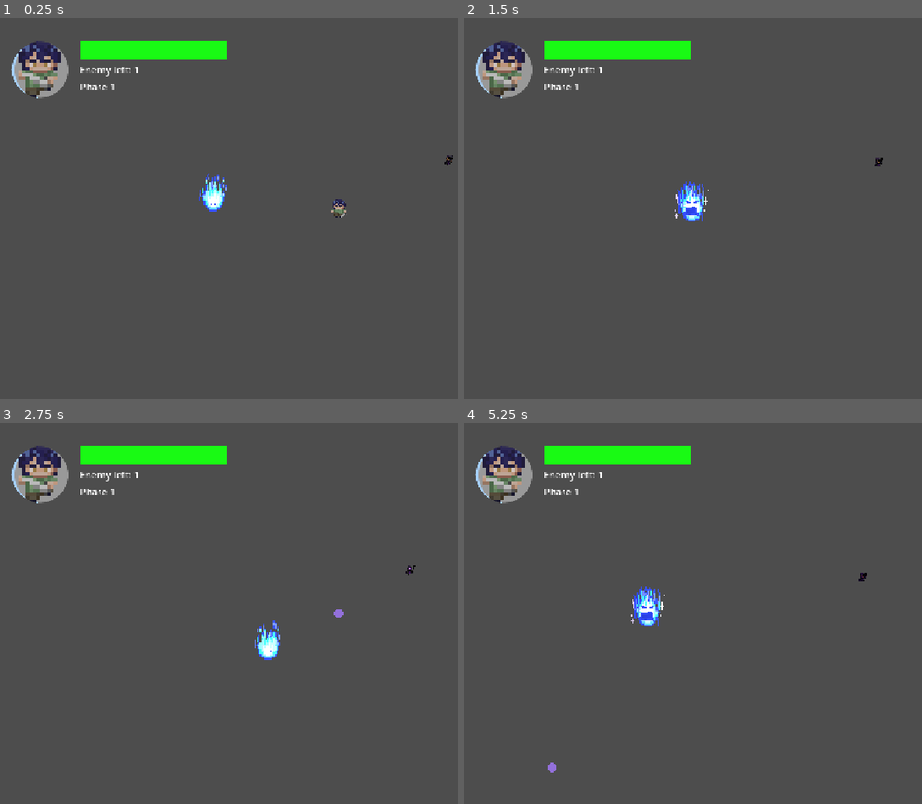
Above: before the commit, frames 1-4 (two rows, left to right).
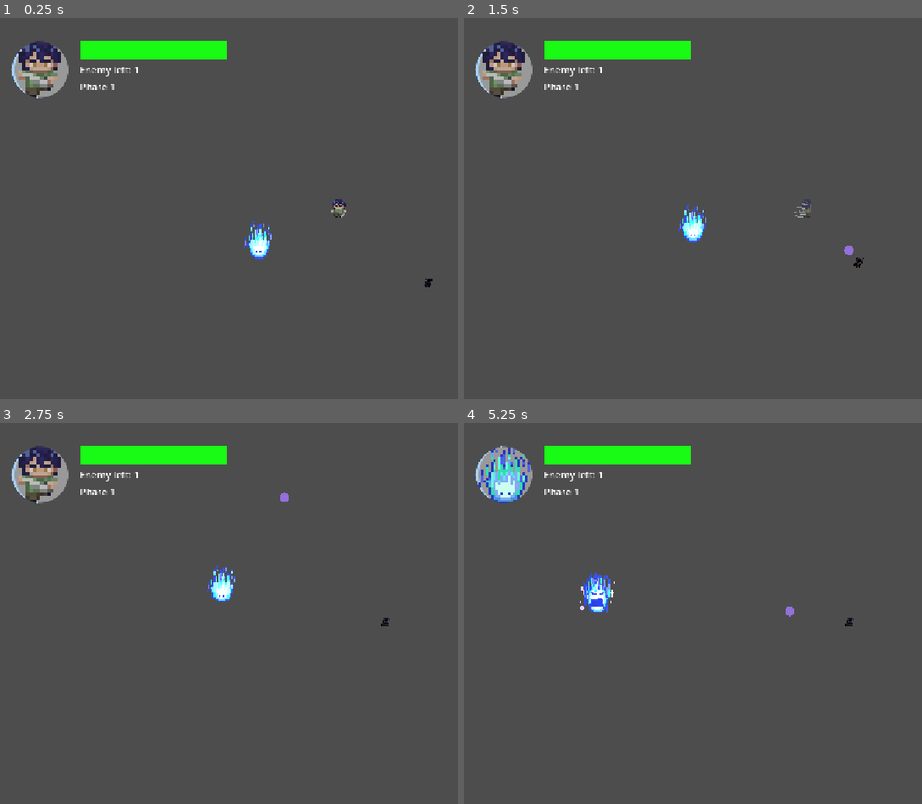
Above: after the commit, the same moments.

Repository: PisangRebus-cmyk/LELE-ZERO-PROJECT
Game: Godot game, scene res://Scene/cobacoba.tscn
The game is run twice, just before and just after one commit, with the same random seed, the same clock (stepped at 60 frames per second) and the same inputs. This scene is started directly instead of the project's main scene.
Inputs (mouse positions are in pixels of both pictures, inside the frame that each line leads up to):
- Up to frame 1 (0.25 s): no input
- Up to frame 2 (1.5 s): tap Enter (ui_accept) at 0.5, 0.77 s; move the mouse to (outside the picture) at 0.52 s; press the mouse at (outside the picture) at 0.53 s; hold D (walk_right) 0.53-1.28 s; move the mouse to (665, 227) at 1.27 s; release the mouse at (665, 227) at 1.28 s; hold S (walk_down) from 1.28 s (still down); tap Space (dodge) at 1.35 s; click (665, 227) at 1.42 s
- Up to frame 3 (2.75 s): tap Enter (ui_accept) at 1.52 s; move the mouse to (407, 529) at 2.02 s; release S (walk_down) at 2.03 s; hold D (walk_right) from 2.03 s (still down); hold Right mouse button (guard) from 2.03 s (still down); click (407, 529) at 2.17 s
- Up to frame 4 (5.25 s): move the mouse to (770, 689) at 2.77 s; release D (walk_right) at 2.78 s; release Right mouse button (guard) at 2.78 s; hold W (walk_up) 2.78-3.53 s; tap E (interact) at 2.85 s; click (770, 689) at 2.92 s; tap Enter (ui_accept) at 3.02, 3.77, 4.52 s; move the mouse to (outside the picture) at 3.52 s; hold F (switch_character) 3.53-4.28 s; hold A (walk_left) 3.53-5.03 s; click (outside the picture) at 3.67 s; move the mouse to (601, 556) at 4.27 s; click (601, 556) at 4.35 s; move the mouse to (834, 613) at 5.02 s; hold S (walk_down) from 5.03 s (still down); tap Space (dodge) at 5.1 s; click (834, 613) at 5.17 s

The runs differ from the first frame. In frame 1, 0.7% of the frame differs, in the area x 43-99%, y 36-71%; in frame 2, 0.9%; in frame 3, 0.8%; in frame 4, 2.3%, in the area x 3-88%, y 6-92%.

Commit message:
bismillah

Diff:
--- a/lele-zero-sigma/Scene/BuffUI.tscn
+++ b/lele-zero-sigma/Scene/BuffUI.tscn
@@ -1,6 +1,6 @@
 [gd_scene format=3 uid="uid://ofu4yu717l5f"]
 
-[ext_resource type="Script" uid="uid://bpecm3aeubb01" path="res://Scene/buff_ui.gd" id="1_8vb6a"]
+[ext_resource type="Script" uid="uid://bpecm3aeubb01" path="res://Script/buff_ui.gd" id="1_8vb6a"]
 
 [node name="BuffUI" type="CanvasLayer" unique_id=179494632]
 process_mode = 3
--- /dev/null
+++ b/lele-zero-sigma/Scene/IllustrationUI.tscn
@@ -0,0 +1,57 @@
+[gd_scene format=3 uid="uid://d0lvftpn51dbi"]
+
+[ext_resource type="Script" uid="uid://t3hu677gptoa" path="res://Script/illustration_ui.gd" id="1_y1rbo"]
+
+[sub_resource type="StyleBoxFlat" id="1"]
+content_margin_left = 4.0
+content_margin_top = 4.0
+content_margin_right = 4.0
+content_margin_bottom = 4.0
+bg_color = Color(0.42, 0.27, 0.14, 1)
+
+[node name="IllustrationUI" type="CanvasLayer" unique_id=874266096]
+process_mode = 3
+layer = 11
+script = ExtResource("1_y1rbo")
+
+[node name="Root" type="Control" parent="." unique_id=1529529535]
+layout_mode = 3
+anchors_preset = 15
+anchor_right = 1.0
+anchor_bottom = 1.0
+grow_horizontal = 2
+grow_vertical = 2
+mouse_filter = 2
+
+[node name="Dim" type="ColorRect" parent="Root" unique_id=1594188827]
+layout_mode = 1
+anchors_preset = 15
+anchor_right = 1.0
+anchor_bottom = 1.0
+grow_horizontal = 2
+grow_vertical = 2
+mouse_filter = 2
+color = Color(0, 0, 0, 0.7)
+
+[node name="Frame" type="PanelContainer" parent="Root" unique_id=725765253]
+layout_mode = 1
+anchors_preset = 8
+anchor_left = 0.5
+anchor_top = 0.5
+anchor_right = 0.5
+anchor_bottom = 0.5
+offset_left = -404.0
+offset_top = -304.0
+offset_right = 404.0
+offset_bottom = 304.0
+grow_horizontal = 2
+grow_vertical = 2
+mouse_filter = 2
+theme_override_styles/panel = SubResource("1")
+
+[node name="Picture" type="TextureRect" parent="Root/Frame" unique_id=2010989693]
+texture_filter = 1
+layout_mode = 2
+mouse_filter = 2
+expand_mode = 1
+stretch_mode = 5
--- a/lele-zero-sigma/Scene/Level_2.tscn
+++ b/lele-zero-sigma/Scene/Level_2.tscn
@@ -6,6 +6,9 @@
 [ext_resource type="PackedScene" uid="uid://c6n0c6niuuyk4" path="res://Scene/UI.tscn" id="4_0thlt"]
 [ext_resource type="Texture2D" uid="uid://bhpdfa314hsh3" path="res://Assets/Sprites/level environment/2/2D Pixel Dungeon Asset Pack v2.0/2D Pixel Dungeon Asset Pack/character and tileset/Dungeon_Tileset.png" id="5_hdjm8"]
 [ext_resource type="AudioStream" uid="uid://cxu6hj3c7b7kx" path="res://Assets/Audio/JRPG Battle BGM Pack 1 ogg&m4a/ogg&m4a/Normal Battle/rpg_bt005/rpg_bt005.ogg" id="6_0vrfu"]
+[ext_resource type="PackedScene" uid="uid://d0lvftpn51dbi" path="res://Scene/IllustrationUI.tscn" id="7_qnund"]
+[ext_resource type="Script" uid="uid://cgsojcrb7j0f2" path="res://Script/Illustrasi_trigger.gd" id="11_4fg4n"]
+[ext_resource type="Texture2D" uid="uid://c14wvd4tup0gt" path="res://Assets/Sprites/Scene_2.png" id="12_aw2fi"]
 [ext_resource type="PackedScene" uid="uid://2gt7ao1770lm" path="res://Scene/DialogUI.tscn" id="90_dlgui"]
 [ext_resource type="Script" uid="uid://ctam2xtfvip83" path="res://Script/Dialog_level2_1.gd" id="91_dlg21"]
 [ext_resource type="Script" uid="uid://b1cotmotko5vp" path="res://Script/Dialog_level2_2.gd" id="92_dlg22"]
@@ -186,6 +189,8 @@
 [sub_resource type="RectangleShape2D" id="RectangleShape2D_dlg"]
 size = Vector2(200, 200)
 
+[sub_resource type="RectangleShape2D" id="RectangleShape2D_uj04i"]
+
 [node name="Node2D" type="Node2D" unique_id=664405337]
 script = ExtResource("1_qkqlu")
 
@@ -220,6 +225,8 @@
 
 [node name="Dialog" type="Node2D" parent="." unique_id=943135093]
 
+[node name="IllustrationUI" parent="Dialog" unique_id=874266096 instance=ExtResource("7_qnund")]
+
 [node name="DialogUI" parent="Dialog" unique_id=1746788196 instance=ExtResource("90_dlgui")]
 
 [node name="Dialog_level2_1" type="Area2D" parent="Dialog" unique_id=729868659 node_paths=PackedStringArray("dialog_ui")]
@@ -233,3 +240,12 @@
 
 [node name="CollisionShape2D" type="CollisionShape2D" parent="Dialog/Dialog_level2_2" unique_id=289997758]
 shape = SubResource("RectangleShape2D_dlg")
+
+[node name="Illustrasi" type="Area2D" parent="Dialog" unique_id=379843388]
+position = Vector2(-30, -1486)
+scale = Vector2(0.71999943, 10.36)
+script = ExtResource("11_4fg4n")
+illustrations = Array[Texture2D]([ExtResource("12_aw2fi")])
+
+[node name="CollisionShape2D" type="CollisionShape2D" parent="Dialog/Illustrasi" unique_id=2102924681]
+shape = SubResource("RectangleShape2D_uj04i")
--- a/lele-zero-sigma/Scene/Level_3.tscn
+++ b/lele-zero-sigma/Scene/Level_3.tscn
@@ -3,8 +3,12 @@
 [ext_resource type="Script" uid="uid://tsj0k3124uvn" path="res://Script/switch.gd" id="1_dk5bn"]
 [ext_resource type="Texture2D" uid="uid://blst1l67ao7ry" path="res://Assets/Sprites/level environment/3/sinnersRiseTilemap.png" id="1_lhhnt"]
 [ext_resource type="AudioStream" uid="uid://di2w3el17qpe" path="res://Assets/Audio/JRPG Battle BGM Pack 1 ogg&m4a/ogg&m4a/Boss Battle/rpg_bs007/rpg_bs007.ogg" id="2_gidpr"]
+[ext_resource type="PackedScene" uid="uid://d0lvftpn51dbi" path="res://Scene/IllustrationUI.tscn" id="4_j24hx"]
+[ext_resource type="Script" uid="uid://cgsojcrb7j0f2" path="res://Script/Illustrasi_trigger.gd" id="7_4felt"]
+[ext_resource type="Texture2D" uid="uid://d2g8vt8mh7vrw" path="res://Assets/Sprites/Scene_3.png" id="8_7ddyr"]
+[ext_resource type="Texture2D" uid="uid://bdbakbxhgnp60" path="res://Assets/Sprites/Scene_4.png" id="9_wr53b"]
 [ext_resource type="PackedScene" uid="uid://2gt7ao1770lm" path="res://Scene/DialogUI.tscn" id="90_dlgui"]
-[ext_resource type="Script" path="res://Script/Dialog_level3_1.gd" id="91_dlg31"]
+[ext_resource type="Script" uid="uid://cafq3bbphpy7n" path="res://Script/Dialog_level3_1.gd" id="91_dlg31"]
 
 [sub_resource type="TileSetAtlasSource" id="TileSetAtlasSource_gidpr"]
 texture = ExtResource("1_lhhnt")
@@ -244,6 +248,10 @@
 [sub_resource type="RectangleShape2D" id="RectangleShape2D_dlg"]
 size = Vector2(200, 200)
 
+[sub_resource type="RectangleShape2D" id="RectangleShape2D_uj04i"]
+
+[sub_resource type="RectangleShape2D" id="RectangleShape2D_p5viw"]
+
 [node name="Node2D" type="Node2D" unique_id=843865067]
 script = ExtResource("1_dk5bn")
 
@@ -262,14 +270,30 @@
 [node name="Lagu" type="AudioStreamPlayer2D" parent="." unique_id=22970189]
 stream = ExtResource("2_gidpr")
 
-[node name="Dialog" type="Node2D" parent="."]
-
-[node name="DialogUI" parent="Dialog" instance=ExtResource("90_dlgui")]
-
-[node name="Dialog_level3_1" type="Area2D" parent="Dialog" node_paths=PackedStringArray("dialog_ui")]
+[node name="Dialog" type="Node2D" parent="." unique_id=721145443]
+
+[node name="IllustrationUI" parent="Dialog" unique_id=874266096 instance=ExtResource("4_j24hx")]
+
+[node name="DialogUI" parent="Dialog" unique_id=861088206 instance=ExtResource("90_dlgui")]
+
+[node name="Dialog_level3_1" type="Area2D" parent="Dialog" unique_id=182093802 node_paths=PackedStringArray("dialog_ui")]
 monitoring = false
 script = ExtResource("91_dlg31")
 dialog_ui = NodePath("../DialogUI")
 
-[node name="CollisionShape2D" type="CollisionShape2D" parent="Dialog/Dialog_level3_1"]
+[node name="CollisionShape2D" type="CollisionShape2D" parent="Dialog/Dialog_level3_1" unique_id=340720712]
 shape = SubResource("RectangleShape2D_dlg")
+
+[node name="Illuustrasi_1" type="Area2D" parent="Dialog" unique_id=41259602]
+script = ExtResource("7_4felt")
+illustrations = Array[Texture2D]([ExtResource("8_7ddyr")])
+
+[node name="CollisionShape2D" type="CollisionShape2D" parent="Dialog/Illuustrasi_1" unique_id=1403758047]
+shape = SubResource("RectangleShape2D_uj04i")
+
+[node name="Illustrasi_2" type="Area2D" parent="Dialog" unique_id=429595524]
+script = ExtResource("7_4felt")
+illustrations = Array[Texture2D]([ExtResource("9_wr53b")])
+
+[node name="CollisionShape2D" type="CollisionShape2D" parent="Dialog/Illustrasi_2" unique_id=876214836]
+shape = SubResource("RectangleShape2D_p5viw")
--- a/lele-zero-sigma/Scene/cobacoba.tscn
+++ b/lele-zero-sigma/Scene/cobacoba.tscn
@@ -1,24 +1,41 @@
 [gd_scene format=3 uid="uid://1jv6ff0knx16"]
 
 [ext_resource type="PackedScene" uid="uid://c6n0c6niuuyk4" path="res://Scene/UI.tscn" id="1_mcf7f"]
+[ext_resource type="Script" uid="uid://tsj0k3124uvn" path="res://Script/switch.gd" id="1_phlv2"]
 [ext_resource type="PackedScene" uid="uid://coki0owkgoh26" path="res://Scene/player1.tscn" id="1_wxoss"]
 [ext_resource type="Script" uid="uid://c7q627456w4y8" path="res://Script/camera.gd" id="3_r4drh"]
 [ext_resource type="PackedScene" uid="uid://c0kwevkjs3ew8" path="res://Scene/Player2.tscn" id="4_dl7mr"]
 [ext_resource type="PackedScene" uid="uid://d0iqwqgxauwjm" path="res://Scene/MagicianEnemy.tscn" id="5_ive0s"]
+[ext_resource type="PackedScene" uid="uid://d0lvftpn51dbi" path="res://Scene/IllustrationUI.tscn" id="6_gl1pa"]
+[ext_resource type="Script" uid="uid://cgsojcrb7j0f2" path="res://Script/Illustrasi_trigger.gd" id="7_oid84"]
+[ext_resource type="Texture2D" uid="uid://c14wvd4tup0gt" path="res://Assets/Sprites/Scene_2.png" id="8_oid84"]
 
+[sub_resource type="RectangleShape2D" id="RectangleShape2D_uj04i"]
 
 [node name="Node2D" type="Node2D" unique_id=1006963760]
+script = ExtResource("1_phlv2")
 
 [node name="Control" parent="." unique_id=2144059541 instance=ExtResource("1_mcf7f")]
 
 [node name="Player" parent="." unique_id=1157810840 instance=ExtResource("1_wxoss")]
+position = Vector2(33, -210)
 
 [node name="Camera2D" type="Camera2D" parent="Player" unique_id=1683471568]
 script = ExtResource("3_r4drh")
 
 [node name="Player2" parent="." unique_id=1063273838 instance=ExtResource("4_dl7mr")]
-position = Vector2(-214, -36)
+position = Vector2(-104, -165)
 light_radius = 8.0
 
 [node name="Magician" parent="." unique_id=427896389 instance=ExtResource("5_ive0s")]
 position = Vector2(187, -83)
+
+[node name="IllustrationUI" parent="." unique_id=874266096 instance=ExtResource("6_gl1pa")]
+
+[node name="Area2D" type="Area2D" parent="." unique_id=735027498]
+position = Vector2(37, -156)
+script = ExtResource("7_oid84")
+illustrations = Array[Texture2D]([ExtResource("8_oid84")])
+
+[node name="CollisionShape2D" type="CollisionShape2D" parent="Area2D" unique_id=796882117]
+shape = SubResource("RectangleShape2D_uj04i")
--- /dev/null
+++ b/lele-zero-sigma/Script/Illustrasi_trigger.gd
@@ -0,0 +1,23 @@
+extends Area2D
+
+@export var illustrations: Array[Texture2D] = []
+@export var one_shot := true
+
+var used := false
+
+
+func _ready() -> void:
+	body_entered.connect(_on_body_entered)
+
+
+func _on_body_entered(body: Node) -> void:
+	if used or not body.is_in_group("Player"):
+		return
+	var ui = get_tree().get_first_node_in_group("illustration_ui")
+	if ui == null:
+		push_warning("IllustrationUI belum ada di scene")
+		return
+	ui.open(illustrations)
+	if one_shot:
+		used = true
+		set_deferred("monitoring", false)
--- /dev/null
+++ b/lele-zero-sigma/Script/illustration_ui.gd
@@ -0,0 +1,59 @@
+extends CanvasLayer
+
+signal finished
+
+const HIDDEN_Y := 2000.0
+
+@export var pause_game := true
+
+@onready var root: Control = $Root
+@onready var picture: TextureRect = $Root/Frame/Picture
+
+var textures: Array[Texture2D] = []
+var index := 0
+var is_open := false
+
+
+func _ready() -> void:
+	add_to_group("illustration_ui")
+	root.position.y = HIDDEN_Y
+
+
+func open(list: Array[Texture2D]) -> void:
+	if is_open or list.is_empty():
+		return
+	textures = list
+	index = 0
+	is_open = true
+	picture.texture = textures[0]
+	root.position.y = 0.0
+	if pause_game:
+		get_tree().paused = true
+
+
+func _input(event: InputEvent) -> void:
+	if not is_open:
+		return
+	if event is InputEventMouseButton \
+			and event.button_index == MOUSE_BUTTON_LEFT \
+			and event.pressed:
+		get_viewport().set_input_as_handled()
+		_next()
+
+
+func _next() -> void:
+	index += 1
+	if index >= textures.size():
+		_close()
+	else:
+		picture.texture = textures[index]
+
+
+func _close() -> void:
+	is_open = false
+	root.position.y = HIDDEN_Y
+	# Tunggu satu frame supaya klik penutup tidak ikut terbaca sebagai serangan player1
+	await get_tree().process_frame
+	if pause_game:
+		get_tree().paused = false
+	finished.emit()
Binary file added: lele-zero-sigma/Assets/Sprites/Scene_2.png
Not shown, added: lele-zero-sigma/Assets/Sprites/Scene_2.png.import
Binary file added: lele-zero-sigma/Assets/Sprites/Scene_3.png
Not shown, added: lele-zero-sigma/Assets/Sprites/Scene_3.png.import
Binary file added: lele-zero-sigma/Assets/Sprites/Scene_4.png
Not shown, added: lele-zero-sigma/Assets/Sprites/Scene_4.png.import
Not shown, added: lele-zero-sigma/Script/Illustrasi_trigger.gd.uid
Renamed: lele-zero-sigma/Scene/buff_ui.gd -> lele-zero-sigma/Script/buff_ui.gd
Renamed: lele-zero-sigma/Scene/buff_ui.gd.uid -> lele-zero-sigma/Script/buff_ui.gd.uid
Not shown, added: lele-zero-sigma/Script/illustration_ui.gd.uid
